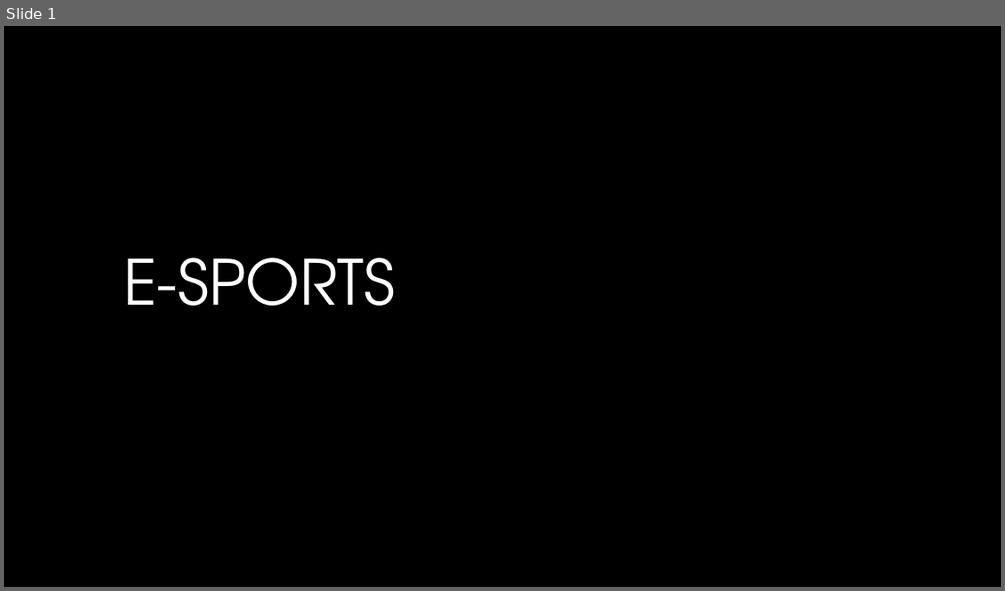
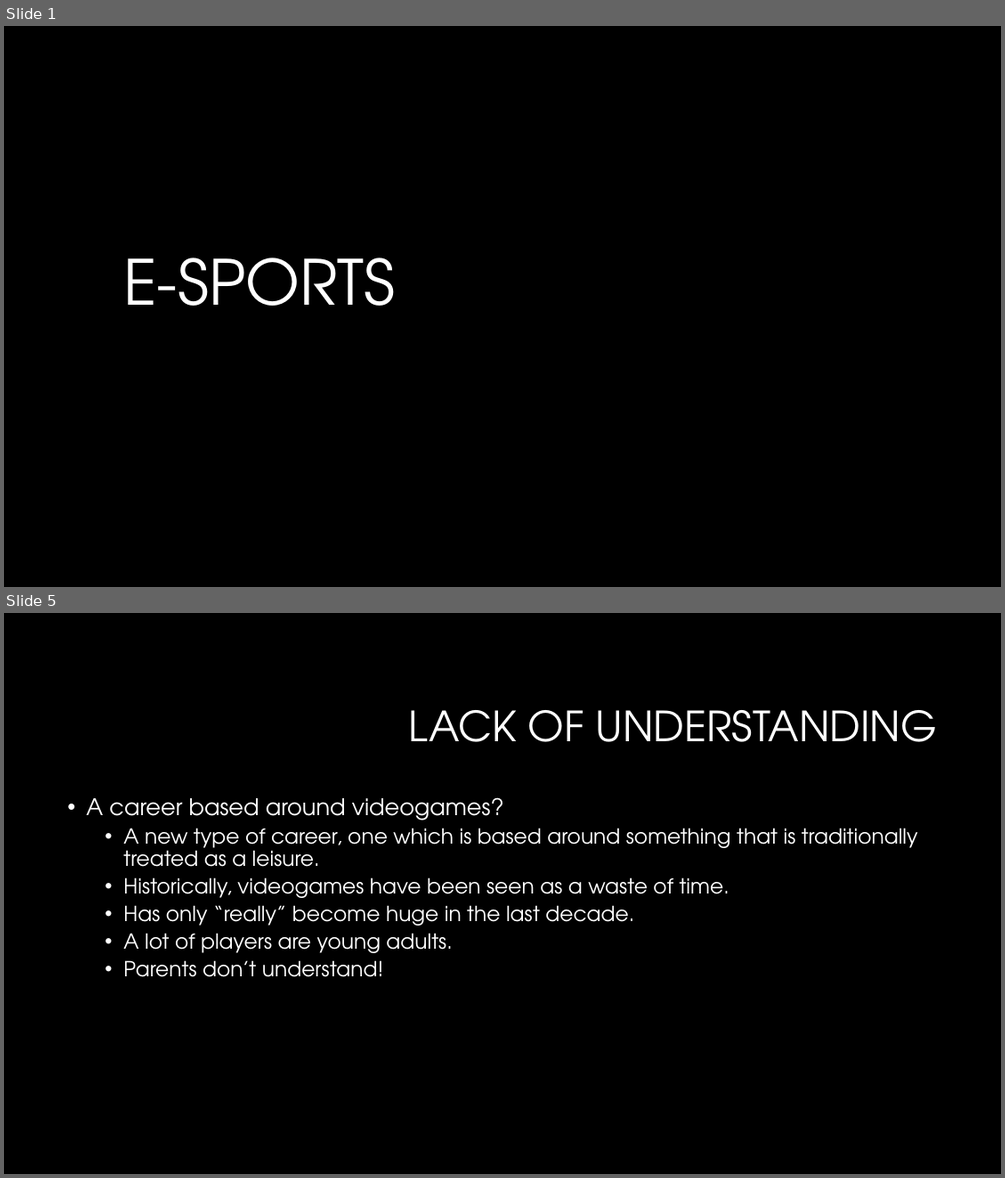
Before and after one commit to vinceleg/lab04_repo, a slide deck: dtc_team16_pitch_presentation.pptx. Shown one above the other, each under a label of ours: slide 1 before the commit, slides 1 and 5 after it; the slides between them are not shown. The pictures are 1005x591 and 1005x1178 pixels, drawn with LibreOffice and Linux fonts; fonts in the diff are those of the drawing; background and template pictures are left out. Boxes give left, top, right and bottom in pixels: in the first picture for what was removed or moved away, otherwise in the second. Text is boxed around its words. In the diff, an @@ line names an element or a change of style, - is before the commit and + after.

```diff
--- a/dtc_team16_pitch_presentation.pptx
+++ b/dtc_team16_pitch_presentation.pptx
@@ slide 5 added at (4,613,1001,1174), background picture (left out) @@
@@ title added at (409,710,938,742), 40 pt, text #FFFFFF @@
+LACK OF UNDERSTANDING
@@ text added at (86,797,918,977), 20 pt, text #FFFFFF @@
+• A career based around videogames?
+  • A new type of career, one which is based around something that is traditionally treated as a leisure.
+  • Historically, videogames have been seen as a waste of time.
+  • Has only “really” become huge in the last decade.
+  • A lot of players are young adults.
+  • Parents don’t understand!
```
Also in this commit, not shown: 5 other slides added, 1 slide removed.
